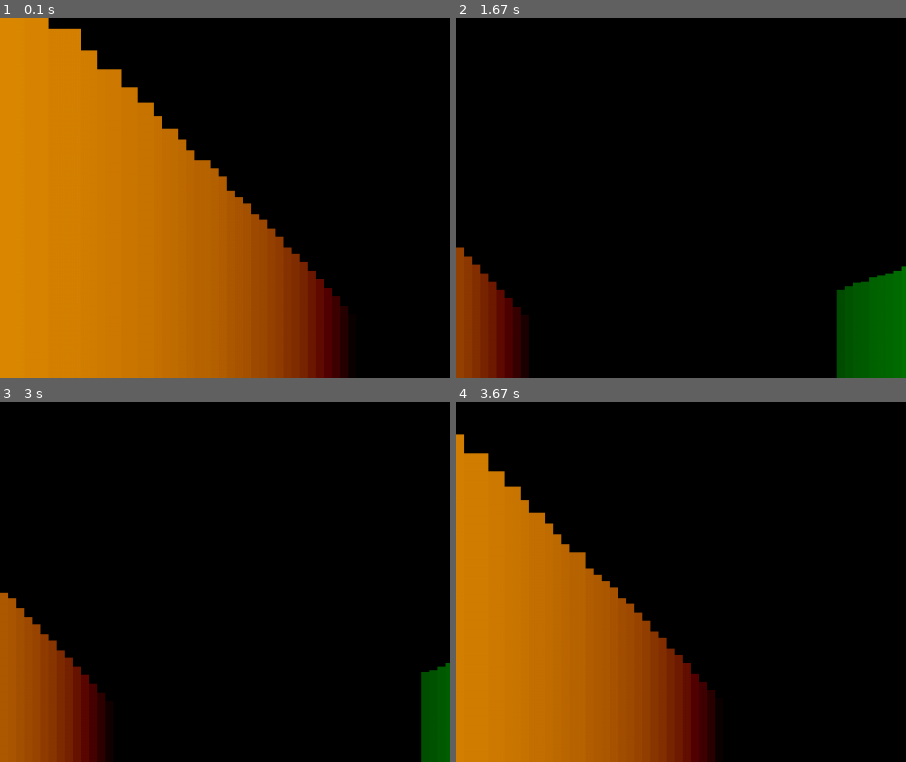
Above: before the commit, frames 1-4 (two rows, left to right).
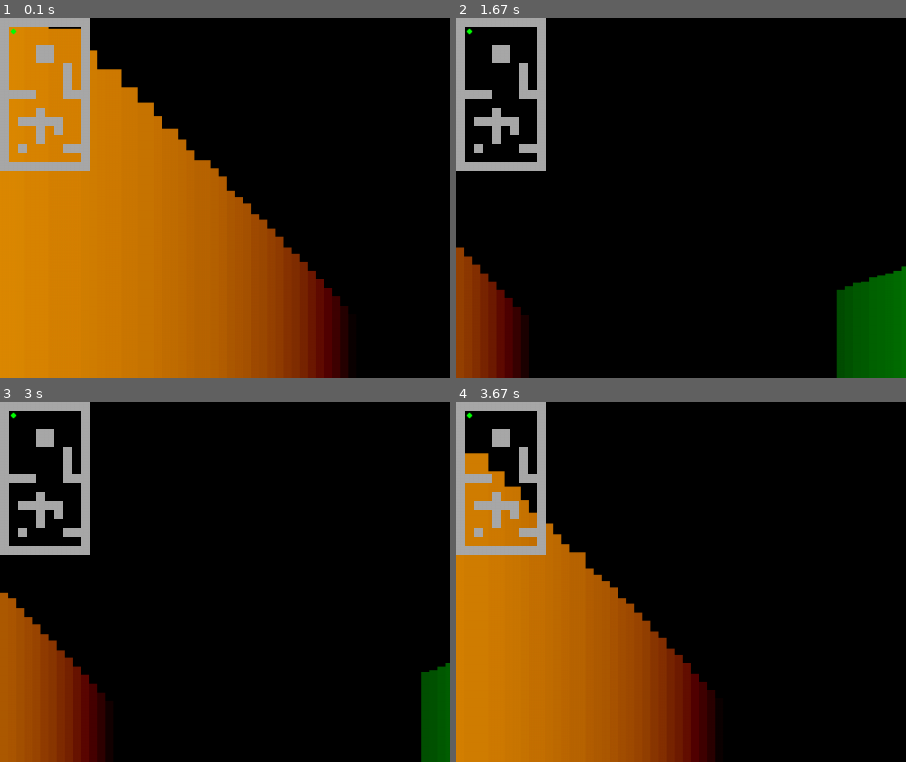
Above: after the commit, the same moments.

Repository: RefasTV/DoomPygame
Game: pygame game, started from Game.py
The game is run twice, just before and just after one commit, with the same random seed, the same clock (stepped at 60 frames per second) and the same inputs.
Inputs:
- Up to frame 1 (0.1 s): no input
- Up to frame 2 (1.67 s): hold Right 0.33-0.8 s; hold Right 0.83-1.3 s; hold Left from 1.33 s (still down)
- Up to frame 3 (3 s): release Left at 1.87 s; hold Left 1.9-2.37 s; hold Right from 2.4 s (still down)
- Up to frame 4 (3.67 s): release Right at 3.03 s; hold Left 3.07-3.53 s; hold Right from 3.57 s (still down)
The pictures show only the part of the screen within x 0-50%, y 0-50%; the shares and areas given below are measured in that part.

The runs differ from the first frame. In frame 1, 3.7% of the frame differs, in the area x 0-20%, y 0-43%; in frame 2, 3.7%; in frame 3, 3.7%; in frame 4, 3.7%.

Commit message:
Minimap in corner

Diff:
--- a/Game.py
+++ b/Game.py
@@ -147,6 +147,14 @@
                             (scaleX * curRay, W / 2 - proj_h // 2, scaleX, proj_h))
 
 
+    def MiniMap(self):
+        for j in range(len(map.map)):
+            for i in range(len(map.map[0])):
+                if (self.map[j][i] == 1):
+                    pygame.draw.rect(screen,'darkgray',(i*10, j*10, 10, 10))
+        pygame.draw.circle(screen,'green',(player.posX/10, player.posY/10),3)
+
+
 class Player:
     def __init__(self):
         self.posX = 150
@@ -259,7 +267,7 @@
 
     #TwoD()
     ThreeD()
-
+    map.MiniMap()
 
 
 
